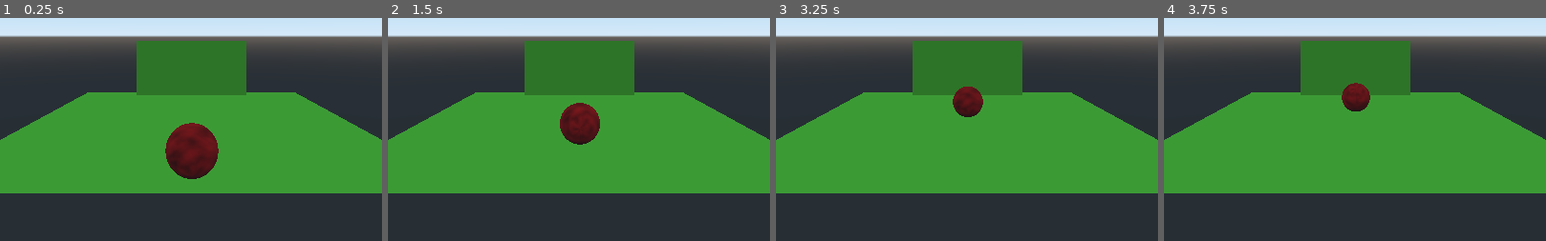
Above: before the commit, frames 1-4 (left to right).
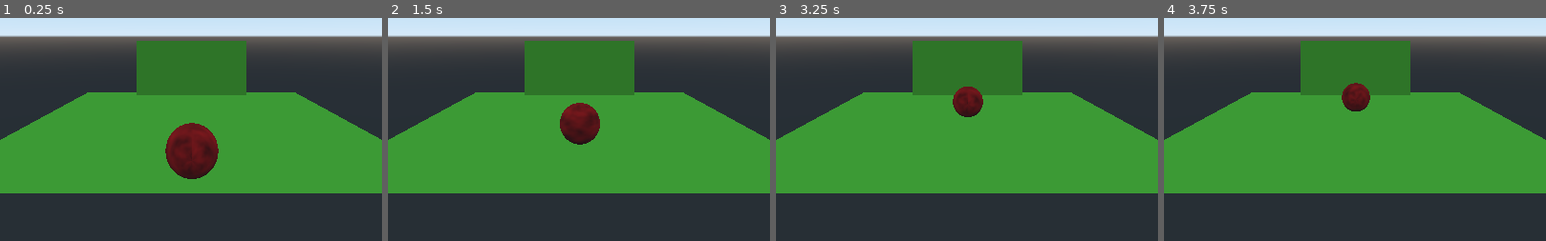
Above: after the commit, the same moments.

Repository: acs/little_animals
Game: Godot game, scene res://AdoptionCenter.tscn
Two runs of this game, one before a commit and one after it. Both use one fixed random seed, a clock stepped at 60 frames per second and the inputs below.
Inputs:
- Up to frame 1 (0.25 s): no input
- Up to frame 2 (1.5 s): no input
- Up to frame 3 (3.25 s): tap Enter at 2.75 s
- Up to frame 4 (3.75 s): tap Space at 3.5 s
The pictures show only the part of the screen within x 25-75%, y 46-96%; the shares and areas given below are measured in that part.

The runs differ from the first frame. In frame 1, 0.4% of the frame differs, in the area x 43-57%, y 47-68%; in frame 2, 0.1%; in frame 3, less than 0.1%; in frame 4, less than 0.1%.

Commit message:
Adjust animation for the ball

Diff:
--- a/AdoptionCenter.tscn
+++ b/AdoptionCenter.tscn
@@ -24,7 +24,12 @@
 albedo_color = Color( 0.878431, 0.0941176, 0.0941176, 1 )
 albedo_texture = SubResource( 10 )
 
+[sub_resource type="SpatialMaterial" id=13]
+albedo_color = Color( 0.466667, 0.466667, 0.466667, 1 )
+metallic = 1.0
+
 [sub_resource type="CubeMesh" id=7]
+material = SubResource( 13 )
 size = Vector3( 10, 10, 0.1 )
 
 [sub_resource type="BoxShape" id=8]
@@ -37,7 +42,7 @@
 tracks/0/interp = 1
 tracks/0/loop_wrap = true
 tracks/0/imported = false
-tracks/0/enabled = true
+tracks/0/enabled = false
 tracks/0/keys = {
 "times": PoolRealArray( 0 ),
 "transitions": PoolRealArray( 1 ),
@@ -55,10 +60,10 @@
 tracks/0/imported = false
 tracks/0/enabled = true
 tracks/0/keys = {
-"times": PoolRealArray( 0, 1 ),
-"transitions": PoolRealArray( 1, 1 ),
+"times": PoolRealArray( 0, 0.5, 1 ),
+"transitions": PoolRealArray( 1, 1, 1 ),
 "update": 0,
-"values": [ Vector3( 180, 0, 0 ), Vector3( 0, 0, 0 ) ]
+"values": [ Vector3( 0, 0, 0 ), Vector3( -180, 0, 0 ), Vector3( -360, 0, 0 ) ]
 }
 
 [node name="AdoptionCenter" type="Spatial"]
@@ -81,6 +86,7 @@
 shape = SubResource( 3 )
 
 [node name="AnimalModel" type="MeshInstance" parent="Animal"]
+transform = Transform( 1, 0, 0, 0, -0.979921, -0.199386, 0, 0.199386, -0.979921, 0, 0, 0 )
 mesh = SubResource( 4 )
 material/0 = SubResource( 6 )
 
Not shown: 1 places in AdoptionCenter.tscn that only renumber resources
